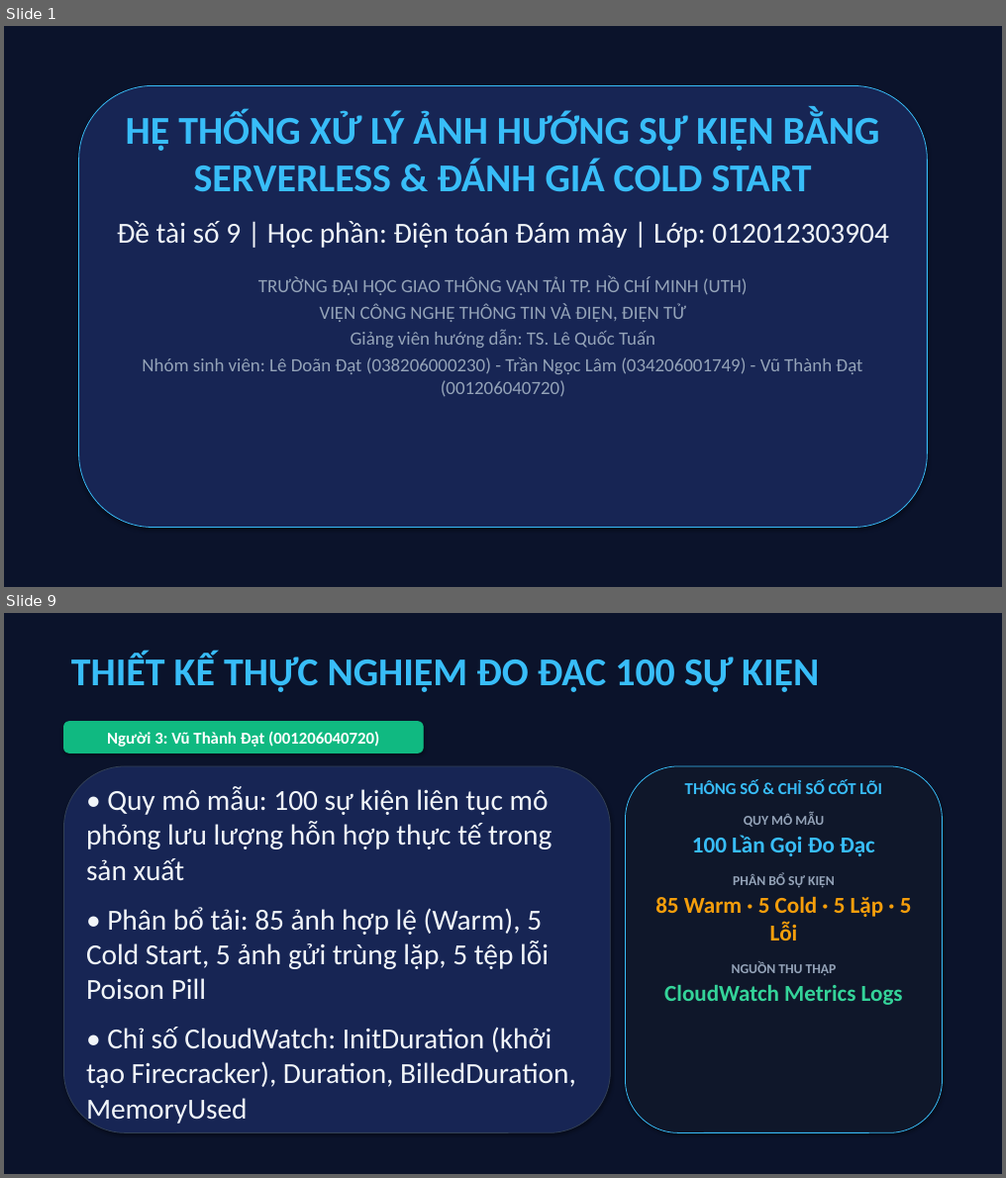
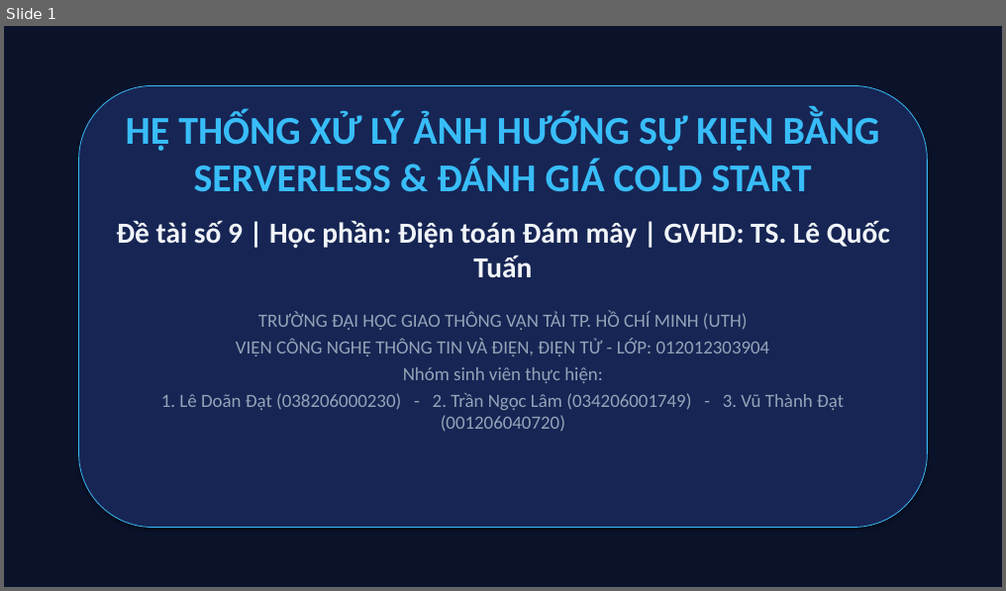
Before and after one commit to datdanghoccode/DTDM_XuLyAnh_Serverless, a slide deck: docs/DTDM_ThuyetTrinh_DeTai9.pptx. Shown one above the other, each under a label of ours: slides 1 and 9 before the commit, slide 1 after it; the slides between them are not shown. The pictures are 1006x1178 and 1006x591 pixels, drawn with LibreOffice and Linux fonts; fonts in the diff are those of the drawing. Boxes give left, top, right and bottom in pixels: in the first picture for what was removed or moved away, otherwise in the second. Text is boxed around its words. In the diff, an @@ line names an element or a change of style, - is before the commit and + after.

```diff
--- a/docs/DTDM_ThuyetTrinh_DeTai9.pptx
+++ b/docs/DTDM_ThuyetTrinh_DeTai9.pptx
@@ slide 9 removed at (4,613,1002,1174), background #FFFFFF @@
@@ rectangle removed at (4,613,1002,1174) @@
@@ text removed at (71,653,819,692) @@
-THIẾT KẾ THỰC NGHIỆM ĐO ĐẠC 100 SỰ KIỆN
@@ rounded rectangle removed at (63,722,423,753) @@
-Người 3: Vũ Thành Đạt (001206040720)
@@ rounded rectangle removed at (63,766,611,1134) @@
@@ text removed at (86,786,576,1126) @@
-• Quy mô mẫu: 100 sự kiện liên tục mô phỏng lưu lượng hỗn hợp thực tế trong sản xuất
-• Phân bổ tải: 85 ảnh hợp lệ (Warm), 5 Cold Start, 5 ảnh gửi trùng lặp, 5 tệp lỗi Poison Pill
-• Chỉ số CloudWatch: InitDuration (khởi tạo Firecracker), Duration, BilledDuration, MemoryUsed
@@ rounded rectangle removed at (626,766,943,1134) @@
@@ text removed at (655,780,912,1005) @@
-THÔNG SỐ & CHỈ SỐ CỐT LÕI
-QUY MÔ MẪU
-100 Lần Gọi Đo Đạc
-PHÂN BỔ SỰ KIỆN
-85 Warm · 5 Cold · 5 Lặp · 5 Lỗi
-NGUỒN THU THẬP
-CloudWatch Metrics Logs
@@ slide 1 changed as well @@
@@ text at (116,221,890,278): text changed; bold on @@
-Đề tài số 9 | Học phần: Điện toán Đám mây | Lớp: 012012303904
+Đề tài số 9 | Học phần: Điện toán Đám mây | GVHD: TS. Lê Quốc Tuấn
@@ text at (161,338,844,431): text changed @@
-VIỆN CÔNG NGHỆ THÔNG TIN VÀ ĐIỆN, ĐIỆN TỬ
-Giảng viên hướng dẫn: TS. Lê Quốc Tuấn
-Nhóm sinh viên: Lê Doãn Đạt (038206000230) - Trần Ngọc Lâm (034206001749) - Vũ Thành Đạt (001206040720)
+VIỆN CÔNG NGHỆ THÔNG TIN VÀ ĐIỆN, ĐIỆN TỬ - LỚP: 012012303904
+Nhóm sinh viên thực hiện:
+1. Lê Doãn Đạt (038206000230) - 2. Trần Ngọc Lâm (034206001749) - 3. Vũ Thành Đạt (001206040720)
```
Also in this commit, not shown: 8 other slides changed, 4 slides added, 3 other slides removed, 3 other files.
